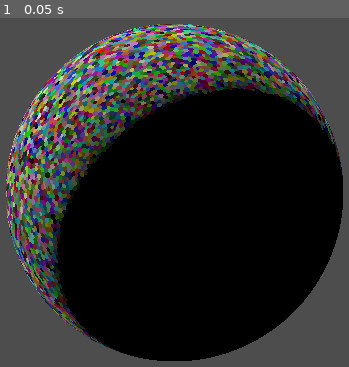
Above: before the commit, frame 1.
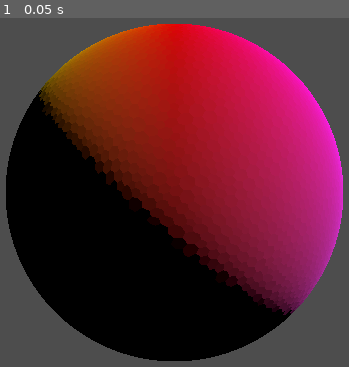
Above: after the commit, the same moment.

Repository: spuddydev/planetastic
Game: Godot game, scene res://src/planet/planet.tscn
Same seed, same stepped clock (60 frames per second), same inputs: the game is played once before the commit and once after it.
Inputs:
- Up to frame 1 (0.05 s): no input

The runs differ from the first frame. In frame 1, 53% of the frame differs, in the area x 1-99%, y 1-97%.

Commit message:
chore: change sphere colour to gradient for easier debugging

Diff:
--- a/src/planet/planet.gd
+++ b/src/planet/planet.gd
@@ -79,9 +79,10 @@
 	var cells := DualMeshBuilder.build(data)
 
 	# Convert to renderable mesh
-	_mesh_instance.mesh = SphereMeshBuilder.build_mesh(cells, radius, rng)
+	_mesh_instance.mesh = SphereMeshBuilder.build_mesh(cells, radius)
 
 	# Material that shows per-tile vertex colors
 	var mat := StandardMaterial3D.new()
 	mat.vertex_color_use_as_albedo = true
 	_mesh_instance.material_override = mat
+	mat.cull_mode = BaseMaterial3D.CULL_BACK
--- a/src/planet/planet.tscn
+++ b/src/planet/planet.tscn
@@ -4,18 +4,21 @@
 
 [node name="Planet" type="Node3D" unique_id=2084971532]
 script = ExtResource("1_planet")
-planet_seed = -98765456787652
+planet_seed = -98765456787655
 level = 5
-distortion = 0.61
+distortion = 0.8
 radius = 10.0
-
-[node name="DirectionalLight3D" type="DirectionalLight3D" parent="." unique_id=1598283865]
-transform = Transform3D(-0.5120428, 0.46278247, 0.7236329, 0, -0.8424524, 0.53877074, 0.8589599, 0.2758737, 0.43137172, -24.097275, 10.752092, 0)
-light_energy = 0.525
-light_indirect_energy = 4.802
-light_volumetric_fog_energy = 1.95
-light_angular_distance = 6.68
-light_specular = 0.0
 
 [node name="Camera3D" type="Camera3D" parent="." unique_id=2002035134]
 transform = Transform3D(-4.371139e-08, 0, 1, 0, 1, 0, -1, 0, -4.371139e-08, 20, 0, 0)
+
+[node name="DirectionalLight3D" type="DirectionalLight3D" parent="." unique_id=2119328900]
+transform = Transform3D(0.9826128, 0.13797718, 0.12423523, 0, -0.6691307, 0.7431448, 0.18566662, -0.7302236, -0.6574964, -19.383131, 0, 0)
+light_energy = 1.316
+light_specular = 0.0
+shadow_bias = 10.0
+shadow_normal_bias = 10.0
+shadow_reverse_cull_face = true
+shadow_transmittance_bias = 16.0
+shadow_opacity = 0.0
+shadow_blur = 2.71
--- a/src/sphere/sphere_mesh_builder.gd
+++ b/src/sphere/sphere_mesh_builder.gd
@@ -8,7 +8,8 @@
 
 ## Build an ArrayMesh from dual cells at the given radius.
 static func build_mesh(
-	cells: Array[DualCell], radius: float, rng: RandomNumberGenerator
+	cells: Array[DualCell],
+	radius: float,
 ) -> ArrayMesh:
 	var st := SurfaceTool.new()
 	st.begin(Mesh.PRIMITIVE_TRIANGLES)
@@ -17,8 +18,10 @@
 		if cell.corners.size() < 3:
 			continue
 
-		# One random color per tile — seeded so same seed = same colors.
-		var color := Color(rng.randf(), rng.randf(), rng.randf())
+		# Debug rainbow: hue from longitude (X/Z), saturation from latitude (Y).
+		var hue := fmod(atan2(cell.center.z, cell.center.x) / TAU + 1.0, 1.0)
+		var sat := 0.6 + (cell.center.y + 1.0) / 2.0 * 0.4
+		var color := Color.from_hsv(hue, sat, 0.9)
 		st.set_color(color)
 
 		var center := cell.center * radius
@@ -35,7 +38,7 @@
 			st.set_normal(normal)
 
 			st.add_vertex(center)
+			st.add_vertex(c1)
 			st.add_vertex(c0)
-			st.add_vertex(c1)
 
 	return st.commit()
